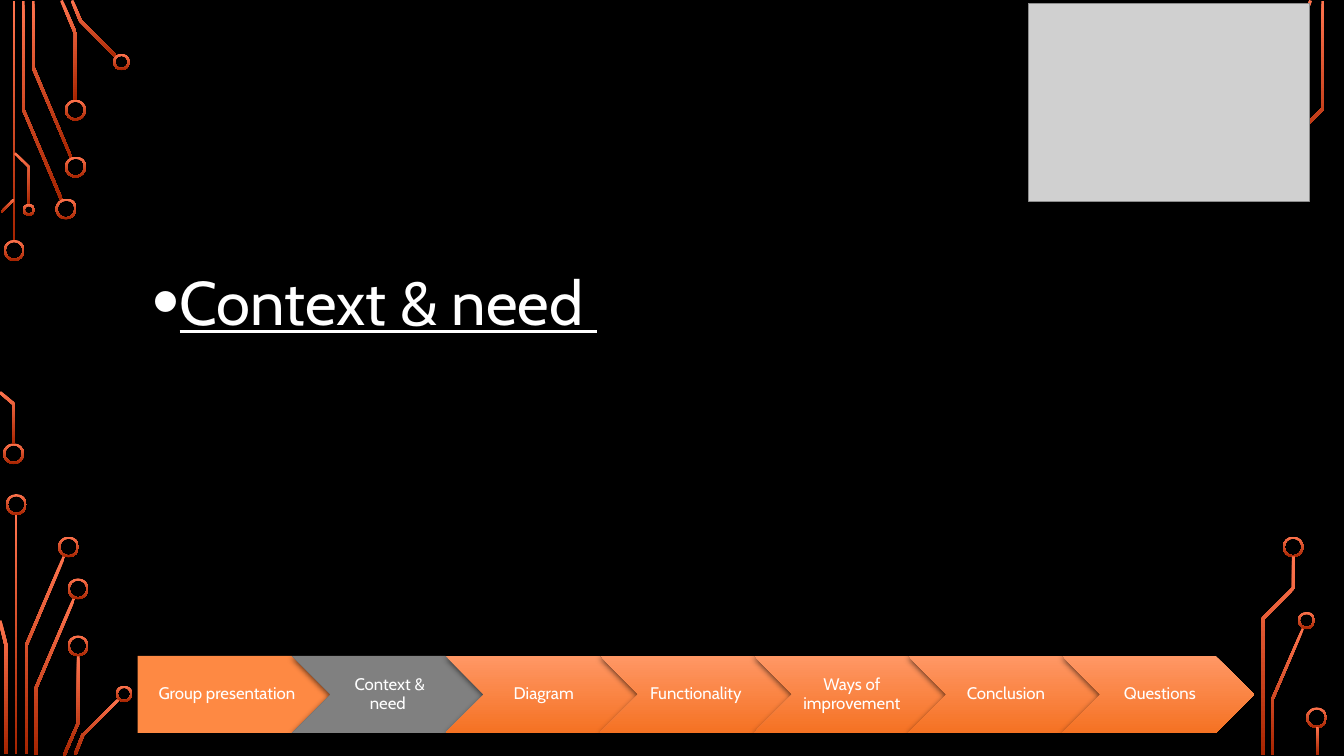
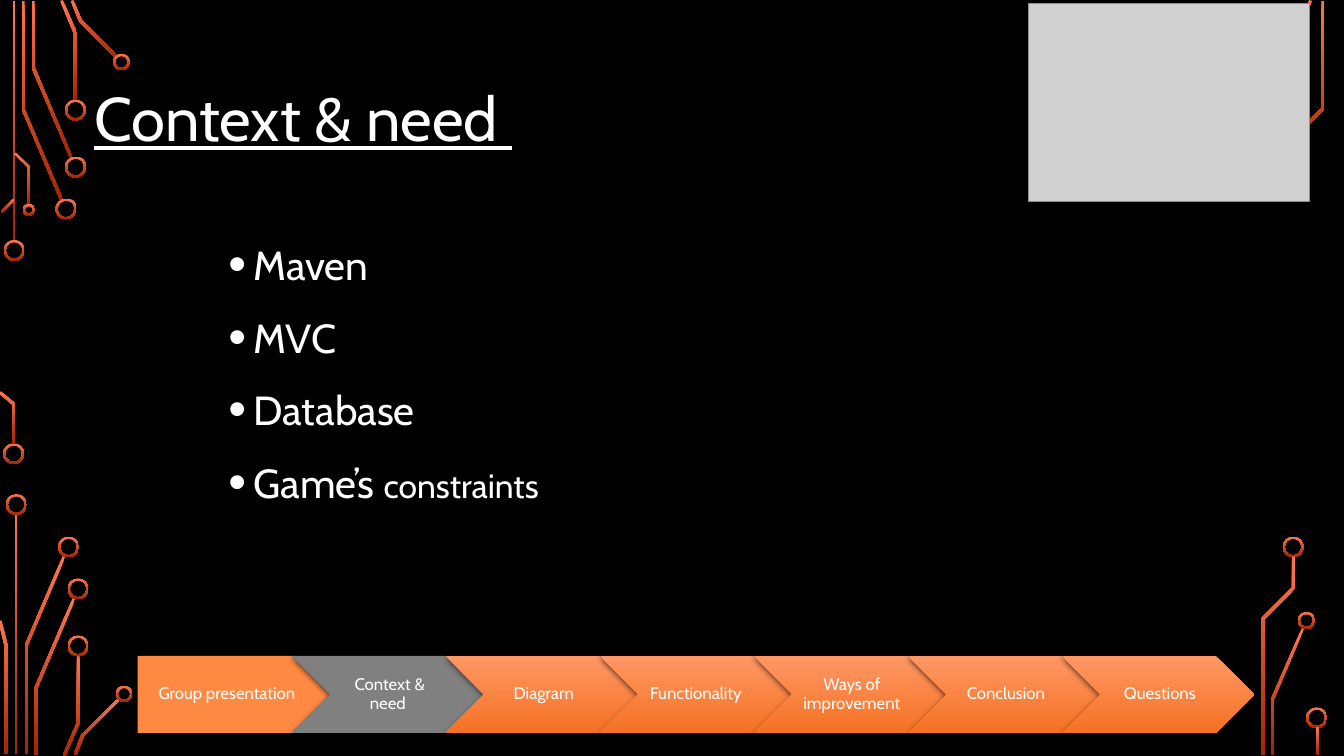
Before and after one commit to Paulbgt/Projet-Java, a slide deck: slide 4 of java project.pptx. Drawn at 1344x756 pixels with LibreOffice and Linux fonts; fonts in the diff are those of the drawing; grey boxes stand for pictures; background and template pictures are left out. Boxes give left, top, right and bottom in pixels: in the first picture for what was removed or moved away, otherwise in the second. Text is boxed around its words. In the diff, an @@ line names an element or a change of style, - is before the commit and + after.

```diff
--- a/java project.pptx
+++ b/java project.pptx
@@ text "Context & need": place and size @@
-text "Context & need" at bbox=[180, 278, 584, 333]
+text "Context & need" at bbox=[94, 94, 498, 150]
@@ text "Context & need" at bbox=[94, 94, 498, 150]: bullet • to none @@
@@ text added at bbox=[254, 251, 539, 499], 29 pt, text #FFFFFF @@
+• Maven
+• MVC
+• Database
+• Game’s constraints
```
Also in this commit, not shown: 4 other slides changed.
